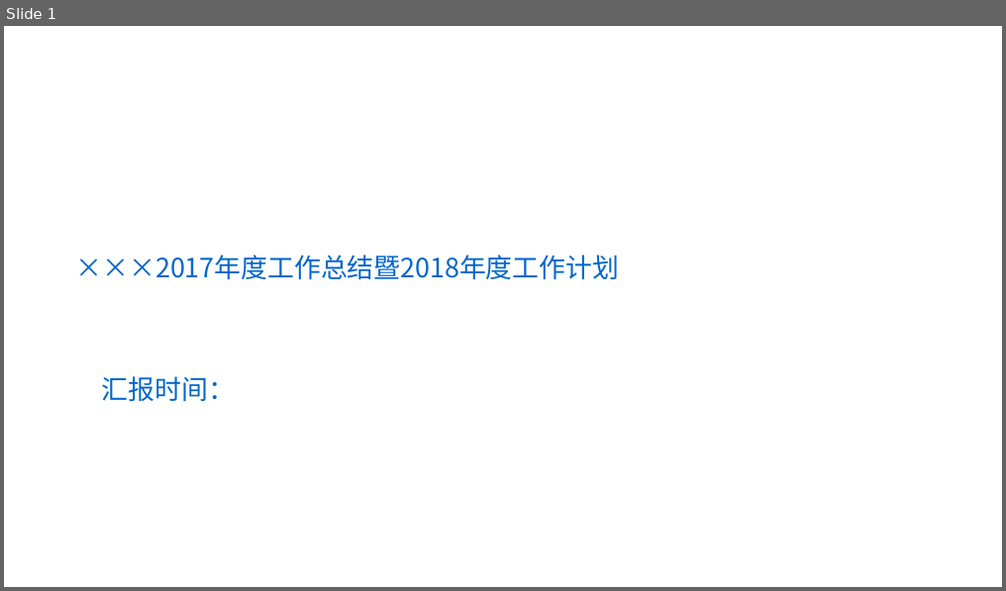
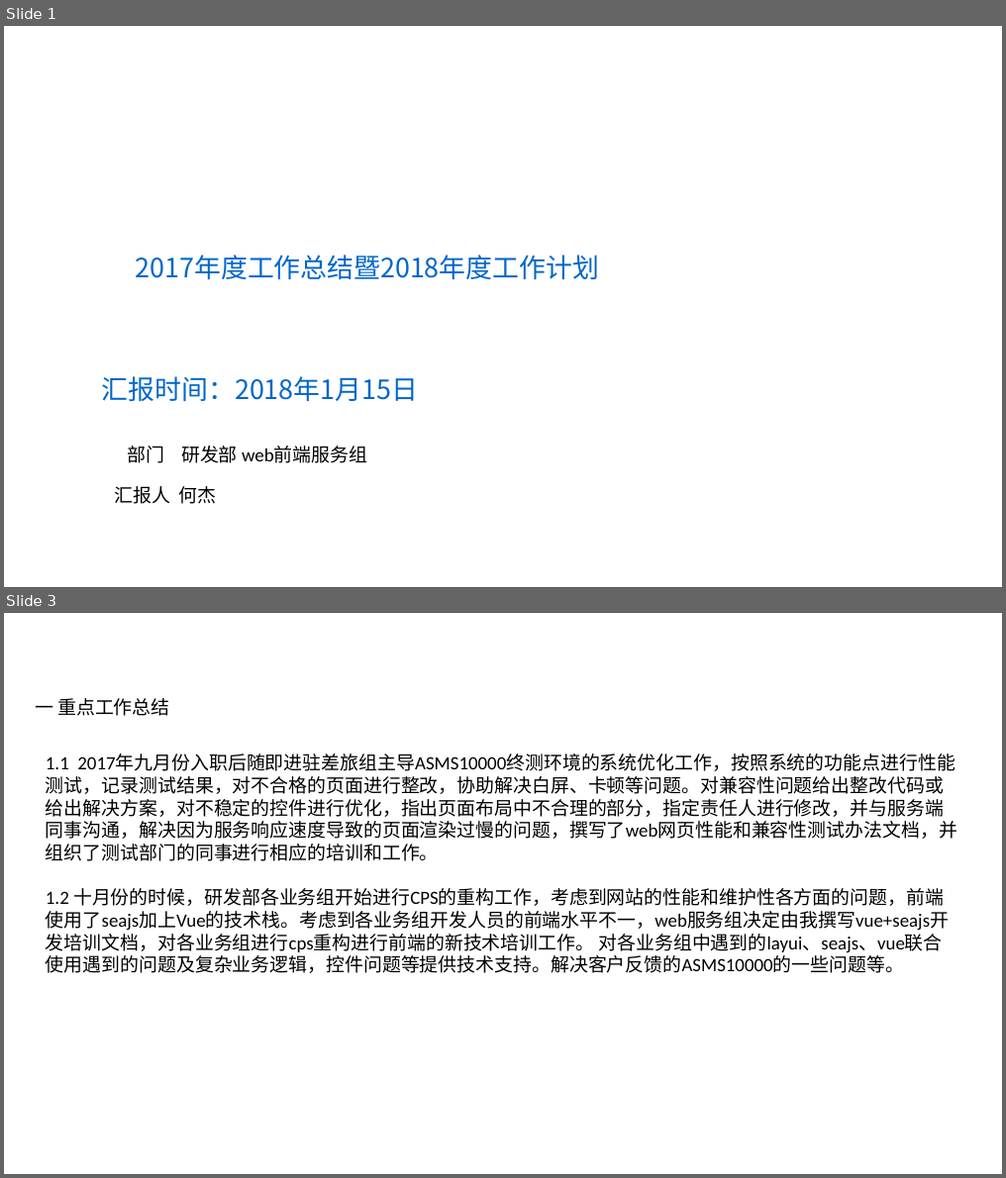
Before and after one commit to hiliny/lessonProject, a slide deck: documents/胜意科技PPT模版 (2).pptx. Shown one above the other, each under a label of ours: slide 1 before the commit, slides 1 and 3 after it; the slides between them are not shown. The pictures are 1006x591 and 1006x1178 pixels, drawn with LibreOffice and Linux fonts; fonts in the diff are those of the drawing; background and template pictures are left out. Boxes give left, top, right and bottom in pixels: in the first picture for what was removed or moved away, otherwise in the second. Text is boxed around its words. In the diff, an @@ line names an element or a change of style, - is before the commit and + after.

```diff
--- a/documents/胜意科技PPT模版 (2).pptx
+++ b/documents/胜意科技PPT模版 (2).pptx
@@ slide 3 added at (4,613,1002,1174), background picture (left out) @@
@@ text added at (35,698,169,716), 18 pt, text #000000 @@
+一 重点工作总结
@@ text added at (46,755,957,973), 18 pt, text #000000 @@
+1.1 2017年九月份入职后随即进驻差旅组主导ASMS10000终测环境的系统优化工作，按照系统的功能点进行性能测试，记录测试结果，对不合格的页面进行整改，协助解决白屏、卡顿等问题。对兼容性问题给出整改代码或给出解决方案，对不稳定的控件进行优化，指出页面布局中不合理的部分，指定责任人进行修改，并与服务端同事沟通，解决因为服务响应速度导致的页面渲染过慢的问题，撰写了web网页性能和兼容性测试办法文档，并组织了测试部门的同事进行相应的培训和工作。
+1.2 十月份的时候，研发部各业务组开始进行CPS的重构工作，考虑到网站的性能和维护性各方面的问题，前端使用了seajs加上Vue的技术栈。考虑到各业务组开发人员的前端水平不一，web服务组决定由我撰写vue+seajs开发培训文档，对各业务组进行cps重构进行前端的新技术培训工作。 对各业务组中遇到的layui、seajs、vue联合使用遇到的问题及复杂业务逻辑，控件问题等提供技术支持。解决客户反馈的ASMS10000的一些问题等。
@@ slide 1 changed as well @@
@@ text at (136,255,599,279): text changed @@
-×××2017年度工作总结暨2018年度工作计划
+2017年度工作总结暨2018年度工作计划
@@ text at (102,376,418,401): text changed @@
-汇报时间：
+汇报时间：2018年1月15日
@@ text added at (127,446,367,464), 18 pt, text #000000 @@
+部门 研发部 web前端服务组
@@ text added at (115,486,217,504), 18 pt, text #000000 @@
+汇报人 何杰
```
Also in this commit, not shown: 6 other slides added, 7 slides removed, 1 other file.
